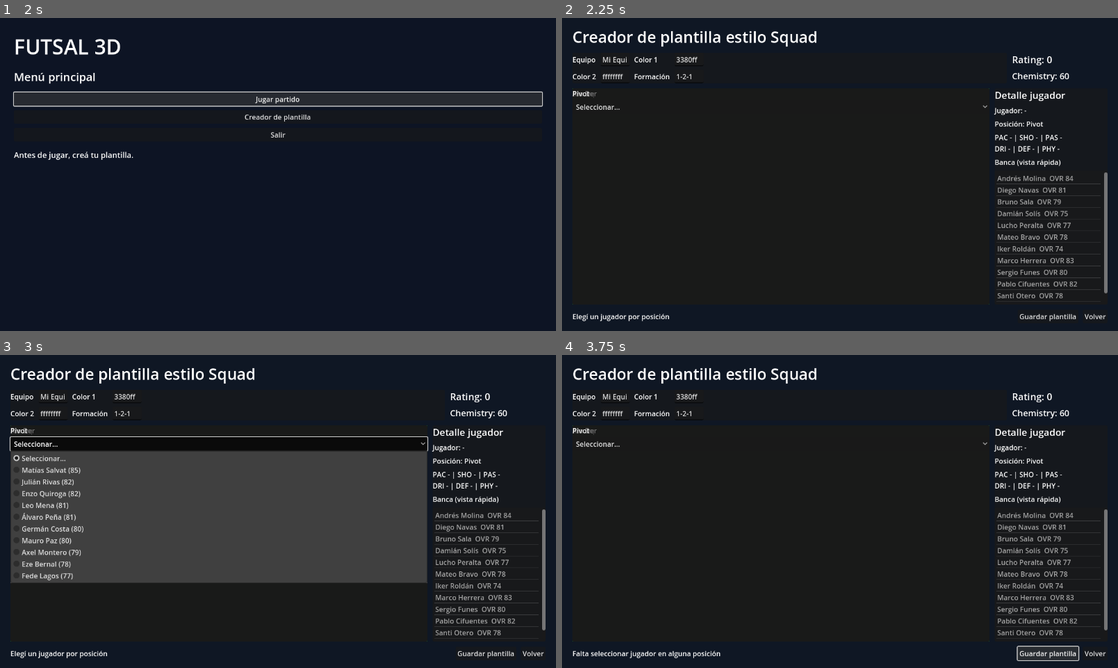
Above: before the commit, frames 1-4 (two rows, left to right).
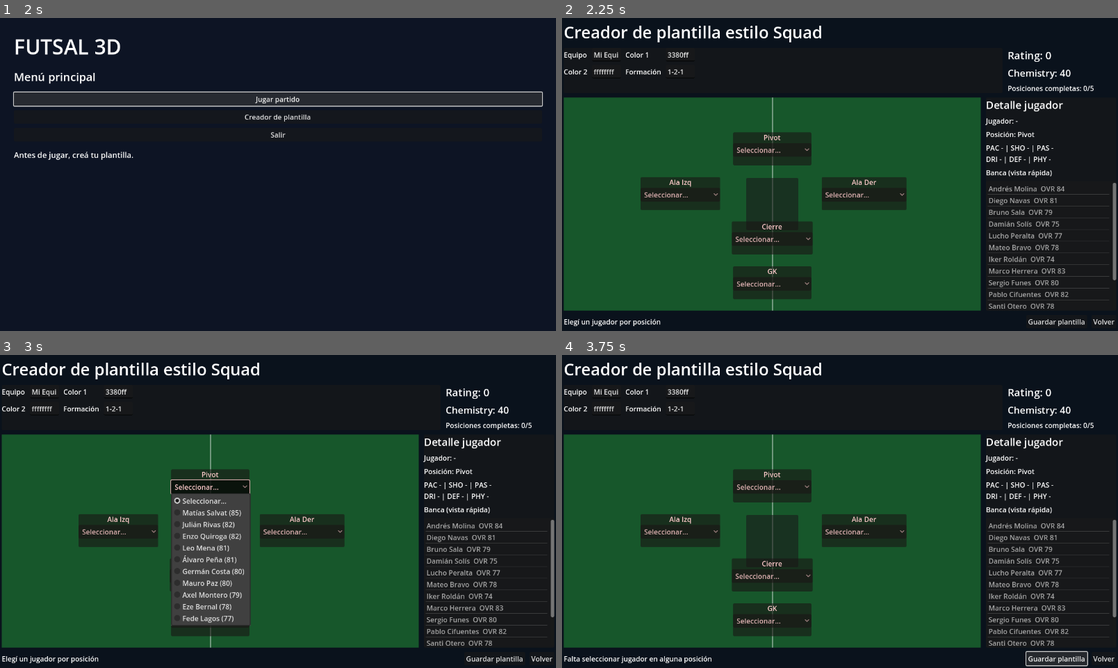
Above: after the commit, the same moments.

Repository: tenemostuseguro/uft27
Game: Godot game, scene res://scenes/MainMenu2D.tscn
Same seed, same stepped clock (60 frames per second), same inputs: the game is played once before the commit and once after it.
Inputs:
- Up to frame 1 (2 s): click "Jugar partido" at 0.5 s; click "Jugar partido" at 1.25 s
- Up to frame 2 (2.25 s): click "Creador de plantilla" at 2 s
- Up to frame 3 (3 s): click "Seleccionar..." at 2.75 s
- Up to frame 4 (3.75 s): click "Guardar plantilla" at 3.5 s

Frame 1 is identical in both runs. In frame 2, 50% of the frame differs, in the area x 0-100%, y 2-99%; in frame 3, 55%; in frame 4, 51%.

Commit message:
Improve squad builder visibility with clear on-pitch position cards

Diff:
--- a/godot-futsal/scenes/TemplateMenu2D.tscn
+++ b/godot-futsal/scenes/TemplateMenu2D.tscn
@@ -14,26 +14,26 @@
 anchors_preset = 15
 anchor_right = 1.0
 anchor_bottom = 1.0
-color = Color(0.06, 0.09, 0.14, 1)
+color = Color(0.04, 0.07, 0.11, 1)
 
 [node name="Margin" type="MarginContainer" parent="."]
 layout_mode = 1
 anchors_preset = 15
 anchor_right = 1.0
 anchor_bottom = 1.0
-offset_left = 24.0
-offset_top = 18.0
-offset_right = -24.0
-offset_bottom = -18.0
+offset_left = 20.0
+offset_top = 14.0
+offset_right = -20.0
+offset_bottom = -14.0
 
 [node name="Layout" type="VBoxContainer" parent="Margin"]
 layout_mode = 2
-theme_override_constants/separation = 12
+theme_override_constants/separation = 10
 
 [node name="Title" type="Label" parent="Margin/Layout"]
 layout_mode = 2
 text = "Creador de plantilla estilo Squad"
-theme_override_font_sizes/font_size = 36
+theme_override_font_sizes/font_size = 38
 
 [node name="Header" type="HBoxContainer" parent="Margin/Layout"]
 layout_mode = 2
@@ -83,18 +83,22 @@
 
 [node name="Meta" type="VBoxContainer" parent="Margin/Layout/Header"]
 layout_mode = 2
-custom_minimum_size = Vector2(220, 0)
+custom_minimum_size = Vector2(250, 0)
 theme_override_constants/separation = 8
 
 [node name="RatingLabel" type="Label" parent="Margin/Layout/Header/Meta"]
 layout_mode = 2
 text = "Rating: 0"
+theme_override_font_sizes/font_size = 24
+
+[node name="ChemistryLabel" type="Label" parent="Margin/Layout/Header/Meta"]
+layout_mode = 2
+text = "Chemistry: 0"
 theme_override_font_sizes/font_size = 22
 
-[node name="ChemistryLabel" type="Label" parent="Margin/Layout/Header/Meta"]
-layout_mode = 2
-text = "Chemistry: 0"
-theme_override_font_sizes/font_size = 20
+[node name="CompletionLabel" type="Label" parent="Margin/Layout/Header/Meta"]
+layout_mode = 2
+text = "Posiciones completas: 0/5"
 
 [node name="SquadArea" type="HBoxContainer" parent="Margin/Layout"]
 layout_mode = 2
@@ -105,100 +109,164 @@
 layout_mode = 2
 size_flags_horizontal = 3
 size_flags_vertical = 3
-
-[node name="PitchBackground" type="ColorRect" parent="Margin/Layout/SquadArea/PitchPanel"]
-layout_mode = 2
-custom_minimum_size = Vector2(900, 420)
+custom_minimum_size = Vector2(960, 490)
+
+[node name="PitchCanvas" type="Control" parent="Margin/Layout/SquadArea/PitchPanel"]
+layout_mode = 2
+
+[node name="PitchBackground" type="ColorRect" parent="Margin/Layout/SquadArea/PitchPanel/PitchCanvas"]
+layout_mode = 1
+anchors_preset = 15
+anchor_right = 1.0
+anchor_bottom = 1.0
 color = Color(0.09, 0.34, 0.17, 1)
 
-[node name="GKCard" type="PanelContainer" parent="Margin/Layout/SquadArea/PitchPanel"]
-layout_mode = 1
-offset_left = 390.0
-offset_top = 325.0
-offset_right = 530.0
-offset_bottom = 415.0
-
-[node name="VBox" type="VBoxContainer" parent="Margin/Layout/SquadArea/PitchPanel/GKCard"]
-layout_mode = 2
-
-[node name="PositionLabel" type="Label" parent="Margin/Layout/SquadArea/PitchPanel/GKCard/VBox"]
+[node name="CenterLine" type="ColorRect" parent="Margin/Layout/SquadArea/PitchPanel/PitchCanvas"]
+layout_mode = 1
+anchors_preset = 8
+anchor_left = 0.5
+anchor_top = 0.0
+anchor_right = 0.5
+anchor_bottom = 1.0
+offset_left = -1.5
+offset_right = 1.5
+color = Color(1, 1, 1, 0.4)
+
+[node name="CenterCircle" type="PanelContainer" parent="Margin/Layout/SquadArea/PitchPanel/PitchCanvas"]
+layout_mode = 1
+anchors_preset = 8
+anchor_left = 0.5
+anchor_top = 0.5
+anchor_right = 0.5
+anchor_bottom = 0.5
+offset_left = -60.0
+offset_top = -60.0
+offset_right = 60.0
+offset_bottom = 60.0
+
+[node name="GKCard" type="PanelContainer" parent="Margin/Layout/SquadArea/PitchPanel/PitchCanvas"]
+layout_mode = 1
+anchors_preset = 8
+anchor_left = 0.5
+anchor_top = 0.87
+anchor_right = 0.5
+anchor_bottom = 0.87
+offset_left = -90.0
+offset_top = -38.0
+offset_right = 90.0
+offset_bottom = 38.0
+
+[node name="VBox" type="VBoxContainer" parent="Margin/Layout/SquadArea/PitchPanel/PitchCanvas/GKCard"]
+layout_mode = 2
+theme_override_constants/separation = 2
+
+[node name="PositionLabel" type="Label" parent="Margin/Layout/SquadArea/PitchPanel/PitchCanvas/GKCard/VBox"]
 layout_mode = 2
 text = "GK"
-
-[node name="PlayerSelect" type="OptionButton" parent="Margin/Layout/SquadArea/PitchPanel/GKCard/VBox"]
-layout_mode = 2
-
-[node name="CierreCard" type="PanelContainer" parent="Margin/Layout/SquadArea/PitchPanel"]
-layout_mode = 1
-offset_left = 390.0
-offset_top = 232.0
-offset_right = 530.0
-offset_bottom = 322.0
-
-[node name="VBox" type="VBoxContainer" parent="Margin/Layout/SquadArea/PitchPanel/CierreCard"]
-layout_mode = 2
-
-[node name="PositionLabel" type="Label" parent="Margin/Layout/SquadArea/PitchPanel/CierreCard/VBox"]
+horizontal_alignment = 1
+
+[node name="PlayerSelect" type="OptionButton" parent="Margin/Layout/SquadArea/PitchPanel/PitchCanvas/GKCard/VBox"]
+layout_mode = 2
+
+[node name="CierreCard" type="PanelContainer" parent="Margin/Layout/SquadArea/PitchPanel/PitchCanvas"]
+layout_mode = 1
+anchors_preset = 8
+anchor_left = 0.5
+anchor_top = 0.66
+anchor_right = 0.5
+anchor_bottom = 0.66
+offset_left = -90.0
+offset_top = -38.0
+offset_right = 90.0
+offset_bottom = 38.0
+
+[node name="VBox" type="VBoxContainer" parent="Margin/Layout/SquadArea/PitchPanel/PitchCanvas/CierreCard"]
+layout_mode = 2
+theme_override_constants/separation = 2
+
+[node name="PositionLabel" type="Label" parent="Margin/Layout/SquadArea/PitchPanel/PitchCanvas/CierreCard/VBox"]
 layout_mode = 2
 text = "Cierre"
-
-[node name="PlayerSelect" type="OptionButton" parent="Margin/Layout/SquadArea/PitchPanel/CierreCard/VBox"]
-layout_mode = 2
-
-[node name="AlaIzqCard" type="PanelContainer" parent="Margin/Layout/SquadArea/PitchPanel"]
-layout_mode = 1
-offset_left = 190.0
-offset_top = 145.0
-offset_right = 330.0
-offset_bottom = 235.0
-
-[node name="VBox" type="VBoxContainer" parent="Margin/Layout/SquadArea/PitchPanel/AlaIzqCard"]
-layout_mode = 2
-
-[node name="PositionLabel" type="Label" parent="Margin/Layout/SquadArea/PitchPanel/AlaIzqCard/VBox"]
+horizontal_alignment = 1
+
+[node name="PlayerSelect" type="OptionButton" parent="Margin/Layout/SquadArea/PitchPanel/PitchCanvas/CierreCard/VBox"]
+layout_mode = 2
+
+[node name="AlaIzqCard" type="PanelContainer" parent="Margin/Layout/SquadArea/PitchPanel/PitchCanvas"]
+layout_mode = 1
+anchors_preset = 8
+anchor_left = 0.28
+anchor_top = 0.45
+anchor_right = 0.28
+anchor_bottom = 0.45
+offset_left = -90.0
+offset_top = -38.0
+offset_right = 90.0
+offset_bottom = 38.0
+
+[node name="VBox" type="VBoxContainer" parent="Margin/Layout/SquadArea/PitchPanel/PitchCanvas/AlaIzqCard"]
+layout_mode = 2
+theme_override_constants/separation = 2
+
+[node name="PositionLabel" type="Label" parent="Margin/Layout/SquadArea/PitchPanel/PitchCanvas/AlaIzqCard/VBox"]
 layout_mode = 2
 text = "Ala Izq"
-
-[node name="PlayerSelect" type="OptionButton" parent="Margin/Layout/SquadArea/PitchPanel/AlaIzqCard/VBox"]
-layout_mode = 2
-
-[node name="AlaDerCard" type="PanelContainer" parent="Margin/Layout/SquadArea/PitchPanel"]
-layout_mode = 1
-offset_left = 590.0
-offset_top = 145.0
-offset_right = 730.0
-offset_bottom = 235.0
-
-[node name="VBox" type="VBoxContainer" parent="Margin/Layout/SquadArea/PitchPanel/AlaDerCard"]
-layout_mode = 2
-
-[node name="PositionLabel" type="Label" parent="Margin/Layout/SquadArea/PitchPanel/AlaDerCard/VBox"]
+horizontal_alignment = 1
+
+[node name="PlayerSelect" type="OptionButton" parent="Margin/Layout/SquadArea/PitchPanel/PitchCanvas/AlaIzqCard/VBox"]
+layout_mode = 2
+
+[node name="AlaDerCard" type="PanelContainer" parent="Margin/Layout/SquadArea/PitchPanel/PitchCanvas"]
+layout_mode = 1
+anchors_preset = 8
+anchor_left = 0.72
+anchor_top = 0.45
+anchor_right = 0.72
+anchor_bottom = 0.45
+offset_left = -90.0
+offset_top = -38.0
+offset_right = 90.0
+offset_bottom = 38.0
+
+[node name="VBox" type="VBoxContainer" parent="Margin/Layout/SquadArea/PitchPanel/PitchCanvas/AlaDerCard"]
+layout_mode = 2
+theme_override_constants/separation = 2
+
+[node name="PositionLabel" type="Label" parent="Margin/Layout/SquadArea/PitchPanel/PitchCanvas/AlaDerCard/VBox"]
 layout_mode = 2
 text = "Ala Der"
-
-[node name="PlayerSelect" type="OptionButton" parent="Margin/Layout/SquadArea/PitchPanel/AlaDerCard/VBox"]
-layout_mode = 2
-
-[node name="PivotCard" type="PanelContainer" parent="Margin/Layout/SquadArea/PitchPanel"]
-layout_mode = 1
-offset_left = 390.0
-offset_top = 70.0
-offset_right = 530.0
-offset_bottom = 160.0
-
-[node name="VBox" type="VBoxContainer" parent="Margin/Layout/SquadArea/PitchPanel/PivotCard"]
-layout_mode = 2
-
-[node name="PositionLabel" type="Label" parent="Margin/Layout/SquadArea/PitchPanel/PivotCard/VBox"]
+horizontal_alignment = 1
+
+[node name="PlayerSelect" type="OptionButton" parent="Margin/Layout/SquadArea/PitchPanel/PitchCanvas/AlaDerCard/VBox"]
+layout_mode = 2
+
+[node name="PivotCard" type="PanelContainer" parent="Margin/Layout/SquadArea/PitchPanel/PitchCanvas"]
+layout_mode = 1
+anchors_preset = 8
+anchor_left = 0.5
+anchor_top = 0.24
+anchor_right = 0.5
+anchor_bottom = 0.24
+offset_left = -90.0
+offset_top = -38.0
+offset_right = 90.0
+offset_bottom = 38.0
+
+[node name="VBox" type="VBoxContainer" parent="Margin/Layout/SquadArea/PitchPanel/PitchCanvas/PivotCard"]
+layout_mode = 2
+theme_override_constants/separation = 2
+
+[node name="PositionLabel" type="Label" parent="Margin/Layout/SquadArea/PitchPanel/PitchCanvas/PivotCard/VBox"]
 layout_mode = 2
 text = "Pivot"
-
-[node name="PlayerSelect" type="OptionButton" parent="Margin/Layout/SquadArea/PitchPanel/PivotCard/VBox"]
+horizontal_alignment = 1
+
+[node name="PlayerSelect" type="OptionButton" parent="Margin/Layout/SquadArea/PitchPanel/PitchCanvas/PivotCard/VBox"]
 layout_mode = 2
 
 [node name="PlayerInfo" type="PanelContainer" parent="Margin/Layout/SquadArea"]
 layout_mode = 2
-custom_minimum_size = Vector2(260, 0)
+custom_minimum_size = Vector2(300, 0)
 
 [node name="InfoLayout" type="VBoxContainer" parent="Margin/Layout/SquadArea/PlayerInfo"]
 layout_mode = 2
@@ -207,7 +275,7 @@
 [node name="InfoTitle" type="Label" parent="Margin/Layout/SquadArea/PlayerInfo/InfoLayout"]
 layout_mode = 2
 text = "Detalle jugador"
-theme_override_font_sizes/font_size = 22
+theme_override_font_sizes/font_size = 24
 
 [node name="NameLabel" type="Label" parent="Margin/Layout/SquadArea/PlayerInfo/InfoLayout"]
 layout_mode = 2
--- a/godot-futsal/scripts/template_menu_2d.gd
+++ b/godot-futsal/scripts/template_menu_2d.gd
@@ -10,12 +10,19 @@
 @onready var formation_input: LineEdit = $Margin/Layout/Header/ConfigPanel/ConfigForm/FormationInput
 @onready var rating_label: Label = $Margin/Layout/Header/Meta/RatingLabel
 @onready var chemistry_label: Label = $Margin/Layout/Header/Meta/ChemistryLabel
-
-@onready var gk_option: OptionButton = $Margin/Layout/SquadArea/PitchPanel/GKCard/VBox/PlayerSelect
-@onready var cierre_option: OptionButton = $Margin/Layout/SquadArea/PitchPanel/CierreCard/VBox/PlayerSelect
-@onready var ala_izq_option: OptionButton = $Margin/Layout/SquadArea/PitchPanel/AlaIzqCard/VBox/PlayerSelect
-@onready var ala_der_option: OptionButton = $Margin/Layout/SquadArea/PitchPanel/AlaDerCard/VBox/PlayerSelect
-@onready var pivot_option: OptionButton = $Margin/Layout/SquadArea/PitchPanel/PivotCard/VBox/PlayerSelect
+@onready var completion_label: Label = $Margin/Layout/Header/Meta/CompletionLabel
+
+@onready var gk_option: OptionButton = $Margin/Layout/SquadArea/PitchPanel/PitchCanvas/GKCard/VBox/PlayerSelect
+@onready var cierre_option: OptionButton = $Margin/Layout/SquadArea/PitchPanel/PitchCanvas/CierreCard/VBox/PlayerSelect
+@onready var ala_izq_option: OptionButton = $Margin/Layout/SquadArea/PitchPanel/PitchCanvas/AlaIzqCard/VBox/PlayerSelect
+@onready var ala_der_option: OptionButton = $Margin/Layout/SquadArea/PitchPanel/PitchCanvas/AlaDerCard/VBox/PlayerSelect
+@onready var pivot_option: OptionButton = $Margin/Layout/SquadArea/PitchPanel/PitchCanvas/PivotCard/VBox/PlayerSelect
+
+@onready var gk_card: PanelContainer = $Margin/Layout/SquadArea/PitchPanel/PitchCanvas/GKCard
+@onready var cierre_card: PanelContainer = $Margin/Layout/SquadArea/PitchPanel/PitchCanvas/CierreCard
+@onready var ala_izq_card: PanelContainer = $Margin/Layout/SquadArea/PitchPanel/PitchCanvas/AlaIzqCard
+@onready var ala_der_card: PanelContainer = $Margin/Layout/SquadArea/PitchPanel/PitchCanvas/AlaDerCard
+@onready var pivot_card: PanelContainer = $Margin/Layout/SquadArea/PitchPanel/PitchCanvas/PivotCard
 
 @onready var selected_name_label: Label = $Margin/Layout/SquadArea/PlayerInfo/InfoLayout/NameLabel
 @onready var selected_role_label: Label = $Margin/Layout/SquadArea/PlayerInfo/InfoLayout/RoleLabel
@@ -23,6 +30,7 @@
 @onready var bench_list: ItemList = $Margin/Layout/SquadArea/PlayerInfo/InfoLayout/BenchList
 
 var role_options: Dictionary = {}
+var role_cards: Dictionary = {}
 
 func _ready() -> void:
 	role_options = {
@@ -32,6 +40,13 @@
 		"Ala Der": ala_der_option,
 		"Pivot": pivot_option
 	}
+	role_cards = {
+		"GK": gk_card,
+		"Cierre": cierre_card,
+		"Ala Izq": ala_izq_card,
+		"Ala Der": ala_der_card,
+		"Pivot": pivot_card
+	}
 
 	$Margin/Layout/Footer/Buttons/SaveButton.pressed.connect(_on_save_pressed)
 	$Margin/Layout/Footer/Buttons/BackButton.pressed.connect(_on_back_pressed)
@@ -45,6 +60,7 @@
 	_refresh_team_meta()
 	_refresh_bench_preview()
 	_show_player_from_role("Pivot")
+	_refresh_position_cards()
 
 func _populate_role_option(role: String, option: OptionButton) -> void:
 	option.clear()
@@ -90,6 +106,7 @@
 	_show_player_from_role(role)
 	_refresh_team_meta()
 	_refresh_bench_preview()
+	_refresh_position_cards()
 
 func _show_player_from_role(role: String) -> void:
 	var option: OptionButton = role_options[role]
@@ -127,15 +144,16 @@
 
 func _refresh_team_meta() -> void:
 	var lineup: Dictionary = _build_lineup_from_ui()
-	var complete := true
-	for role in ROLE_KEYS:
-		if str(lineup.get(role, "")).is_empty():
-			complete = false
-			break
-
+	var complete_count := 0
+	for role in ROLE_KEYS:
+		if not str(lineup.get(role, "")).is_empty():
+			complete_count += 1
+
+	var complete := complete_count == ROLE_KEYS.size()
 	var preview_rating := _compute_rating_preview(lineup)
 	rating_label.text = "Rating: %d" % preview_rating
-	chemistry_label.text = "Chemistry: %d" % (100 if complete else 60)
+	chemistry_label.text = "Chemistry: %d" % (100 if complete else 40 + complete_count * 12)
+	completion_label.text = "Posiciones completas: %d/%d" % [complete_count, ROLE_KEYS.size()]
 
 func _compute_rating_preview(lineup: Dictionary) -> int:
 	var total := 0
@@ -169,8 +187,18 @@
 			continue
 		bench_list.add_item("%s  OVR %d" % [name, int(player.get("ovr", 0))])
 		count += 1
-		if count >= 12:
+		if count >= 14:
 			break
+
+func _refresh_position_cards() -> void:
+	for role in ROLE_KEYS:
+		var option: OptionButton = role_options[role]
+		var selected_index: int = option.get_selected()
+		if selected_index < 0:
+			selected_index = 0
+		var has_player := not str(option.get_item_metadata(selected_index)).is_empty()
+		var card: PanelContainer = role_cards[role]
+		card.modulate = Color(0.95, 1.0, 0.95, 1.0) if has_player else Color(1.0, 0.8, 0.8, 1.0)
 
 func _on_save_pressed() -> void:
 	var lineup: Dictionary = _build_lineup_from_ui()
@@ -187,6 +215,7 @@
 	else:
 		status_label.text = "Falta seleccionar jugador en alguna posición"
 	_refresh_team_meta()
+	_refresh_position_cards()
 
 func _on_back_pressed() -> void:
 	get_tree().change_scene_to_file(MAIN_MENU_SCENE)
Not shown, changed: godot-futsal/README.md
